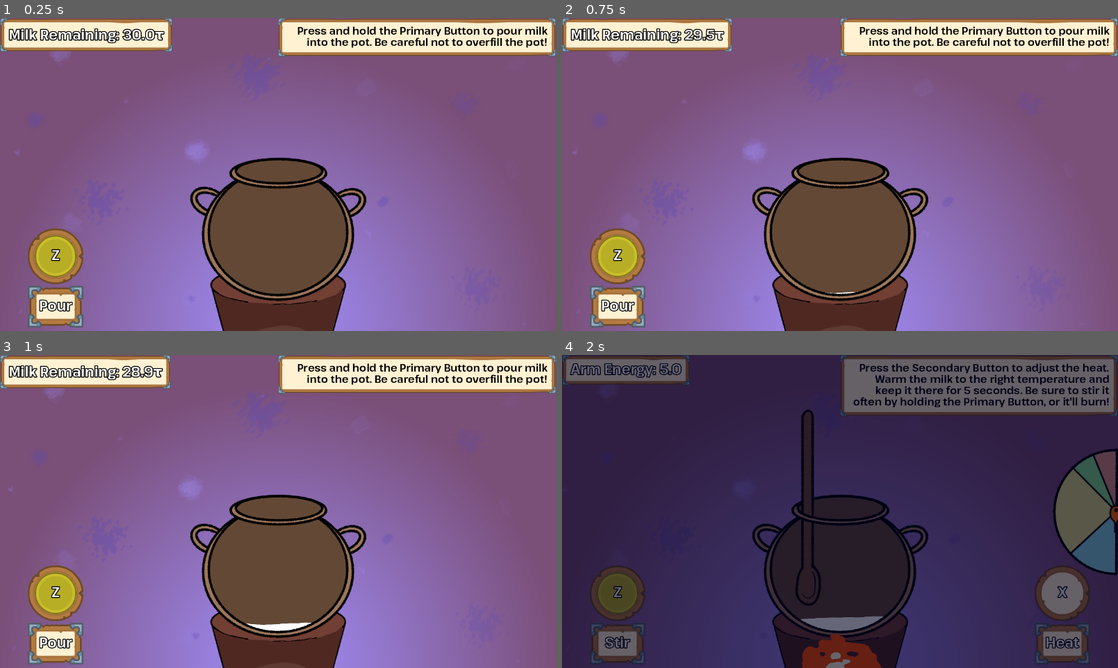
Above: before the commit, frames 1-4 (two rows, left to right).
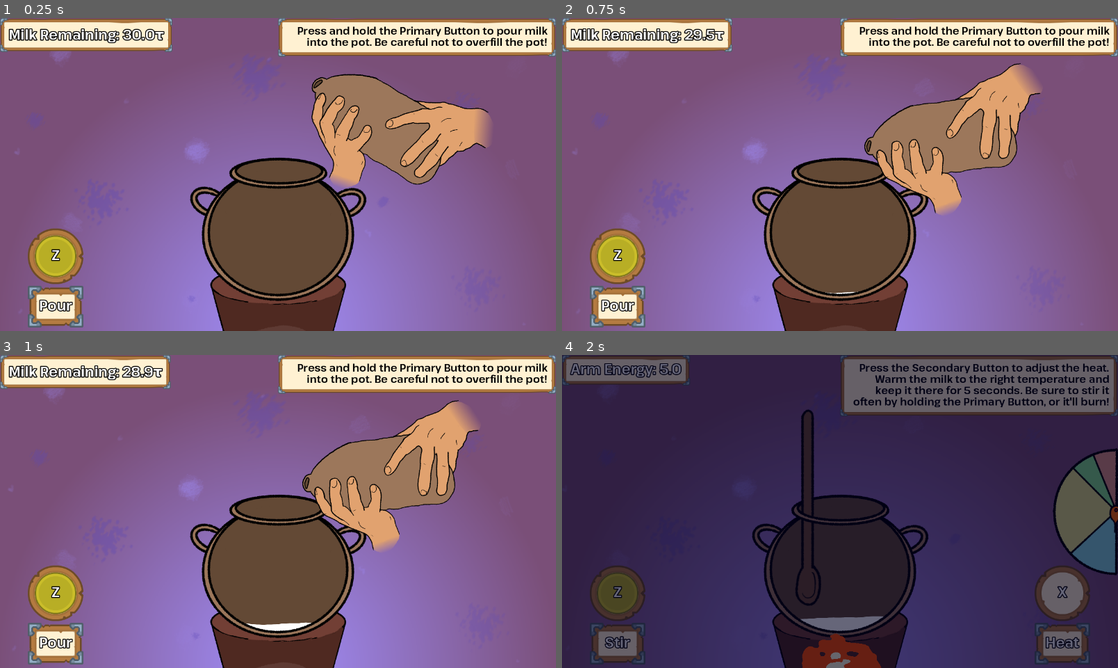
Above: after the commit, the same moments.

Repository: HauntedBees/olympus-mountain-creamery
Game: Godot game, scene res://game_scenes/01_make_yog/make_yog.tscn
The game is run twice, just before and just after one commit, with the same random seed, the same clock (stepped at 60 frames per second) and the same inputs.
Inputs (mouse positions are in pixels of both pictures, inside the frame that each line leads up to):
- Up to frame 1 (0.25 s): no input
- Up to frame 2 (0.75 s): tap Enter at 0.5 s; move the mouse to (962, 158) at 0.52 s; hold Z (button_one) from 0.53 s (still down); click (962, 158) at 0.67 s
- Up to frame 3 (1 s): keep holding Z (button_one)
- Up to frame 4 (2 s): move the mouse to (728, 527) at 1.27 s; release Z (button_one) at 1.28 s; tap Z (button_one) at 1.35 s; click (728, 527) at 1.42 s

The runs differ from the first frame. In frame 1, 7.6% of the frame differs, in the area x 56-89%, y 17-54%; in frame 2, 7.6%; in frame 3, 7.6%; in frame 4, nothing differs.

Commit message:
milk pourin'

Diff:
--- a/game_scenes/01_make_yog/make_yog.gd
+++ b/game_scenes/01_make_yog/make_yog.gd
@@ -13,6 +13,7 @@
 @onready var none_flavor: ItemDisplay = %None
 @onready var flavors: Array[ItemDisplay] = [%Honey, %Mint, %Saffron, %Pomegranate, %Walnuts]
 @onready var flavor_labels: Array[Label] = [%HoneyLabel, %MintLabel, %SaffronLabel, %PomLabel, %NutLabel]
+@onready var pour_hands: TextureRect = %PourHands
 
 func _ready() -> void:
 	_change_state(PourMilkState.new(self, MilkPotData.new()))
--- a/game_scenes/01_make_yog/make_yog.tscn
+++ b/game_scenes/01_make_yog/make_yog.tscn
@@ -12,6 +12,8 @@
 [ext_resource type="Texture2D" uid="uid://yemdonwx4dgu" path="res://assets/table.png" id="6_3i6k4"]
 [ext_resource type="Script" path="res://game_scenes/01_make_yog/ice_bath.gd" id="6_ojxcj"]
 [ext_resource type="PackedScene" uid="uid://dne47q8u5if22" path="res://game_scenes/shared_nodes/item_display.tscn" id="7_emncc"]
+[ext_resource type="Texture2D" uid="uid://od3x5ltdhrud" path="res://assets/pour_hands.png" id="8_iumhh"]
+[ext_resource type="Script" path="res://game_scenes/01_make_yog/pour_hands.gd" id="9_kn5mc"]
 
 [sub_resource type="ShaderMaterial" id="ShaderMaterial_vdteo"]
 shader = ExtResource("3_7rk2f")
@@ -129,6 +131,24 @@
 unique_name_in_owner = true
 layout_mode = 2
 
+[node name="PourHands" type="TextureRect" parent="."]
+unique_name_in_owner = true
+layout_mode = 1
+anchors_preset = 1
+anchor_left = 1.0
+anchor_right = 1.0
+offset_left = -993.0
+offset_top = -100.0
+offset_right = 287.0
+offset_bottom = 620.0
+grow_horizontal = 0
+scale = Vector2(0.5, 0.5)
+pivot_offset = Vector2(640, 360)
+texture = ExtResource("8_iumhh")
+expand_mode = 1
+stretch_mode = 3
+script = ExtResource("9_kn5mc")
+
 [node name="FireContainer" type="MarginContainer" parent="."]
 layout_mode = 1
 anchors_preset = 7
--- /dev/null
+++ b/game_scenes/01_make_yog/pour_hands.gd
@@ -0,0 +1,11 @@
+class_name PourHands extends TextureRect
+
+const _MILK_POUR_ANIMATION_TIME := 0.0625
+
+var pouring := false:
+	set(value):
+		pouring = value
+		if !is_inside_tree():
+			await ready
+		var t := create_tween()
+		t.tween_property(self, "rotation_degrees", -38.0 if pouring else 0.0, _MILK_POUR_ANIMATION_TIME)
--- a/game_scenes/01_make_yog/states/fill_jars.gd
+++ b/game_scenes/01_make_yog/states/fill_jars.gd
@@ -2,6 +2,7 @@
 
 const _YOG_JAR_SCENE := preload("res://game_scenes/shared_nodes/yog_jar.tscn")
 const _MILK_POUR_RATE := 1.75
+const _HANDS_OFFSET := Vector2(-50, 175)
 
 enum State { Animating, Pouring, Flavoring }
 
@@ -28,6 +29,8 @@
 		_make_yog.right_btn.toggle_visibility(false)
 	_add_yog()
 	_update_milk_label()
+	_make_yog.pour_hands.visible = true
+	_make_yog.pour_hands.position += _HANDS_OFFSET
 
 func clean() -> void:
 	_make_yog.right_btn.toggle_visibility(true)
@@ -40,6 +43,8 @@
 	_yog_jars.clear()
 	_current_jar = null
 	_current_jar_display = null
+	_make_yog.pour_hands.visible = false
+	_make_yog.pour_hands.position -= _HANDS_OFFSET
 
 func update(delta: float) -> void:
 	if _input_cooldown > 0.0:
@@ -59,6 +64,8 @@
 		_add_yog()
 		return
 	if Input.is_action_pressed("button_one"):
+		if !_did_start_pouring:
+			_make_yog.pour_hands.pouring = true
 		_did_start_pouring = true
 		if !Player.options.multiple_milk_pours:
 			_make_yog.right_btn.toggle_visibility(false)
@@ -149,6 +156,7 @@
 	change_scene.emit("res://game_scenes/02_outside/outside.tscn")
 
 func _add_yog() -> void:
+	_make_yog.pour_hands.pouring = false
 	_flavor_added = false
 	_state = State.Animating
 	if Player.data.inventory.size() > 0:
--- a/game_scenes/01_make_yog/states/pour_milk.gd
+++ b/game_scenes/01_make_yog/states/pour_milk.gd
@@ -10,6 +10,7 @@
 	_make_yog.left_btn.text = "Pour"
 	_make_yog.right_btn.text = "Next"
 	_make_yog.right_btn.toggle_visibility(Player.options.multiple_milk_pours)
+	_make_yog.pour_hands.visible = true
 
 func update(delta: float) -> void:
 	if Player.options.multiple_milk_pours && Input.is_action_just_pressed("button_two"):
@@ -18,6 +19,8 @@
 	if _make_yog.boil_pot.overflowing:
 		_make_yog.boil_pot.overflowing = false
 	if Input.is_action_pressed("button_one"):
+		if !_did_start_pouring:
+			_make_yog.pour_hands.pouring = true
 		_did_start_pouring = true
 		var fuller_bowl_faster_pour := _fill_formula(_make_yog.boil_pot.fill_percent)
 		var amount_poured := delta * _MILK_POUR_RATE * Player.options.speed_multiplier * fuller_bowl_faster_pour
@@ -32,11 +35,15 @@
 			_make_yog.boil_pot.overflowing = true
 		else:
 			_make_yog.boil_pot.fill_percent = _pot.amount / Player.data.milk_pot_capacity
-	elif _did_start_pouring && !Player.options.multiple_milk_pours:
-		_finish_pouring()
+	elif _did_start_pouring:
+		_did_start_pouring = false
+		_make_yog.pour_hands.pouring = false
+		if !Player.options.multiple_milk_pours:
+			_finish_pouring()
 
 func clean() -> void:
 	_make_yog.right_btn.toggle_visibility(true)
+	_make_yog.pour_hands.visible = false
 
 ## Fills up faster at start and end than middle.
 func _fill_formula(current_amount: float) -> float:
Binary file added: assets/pour_hands.png
Not shown, added: assets/pour_hands.png.import
Not shown: 1 places in game_scenes/01_make_yog/make_yog.tscn that only renumber resources
Not shown, added: assets/.pourhands.kra-autosave.kra
Not shown, added: assets/pourhands.kra
